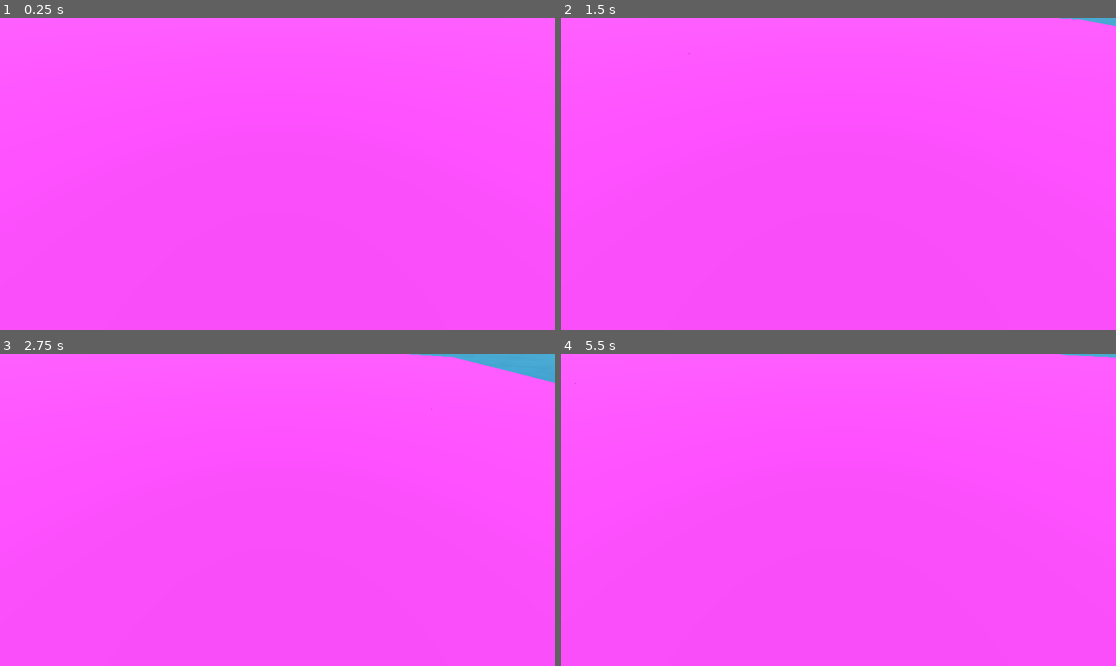
Above: before the commit, frames 1-4 (two rows, left to right).
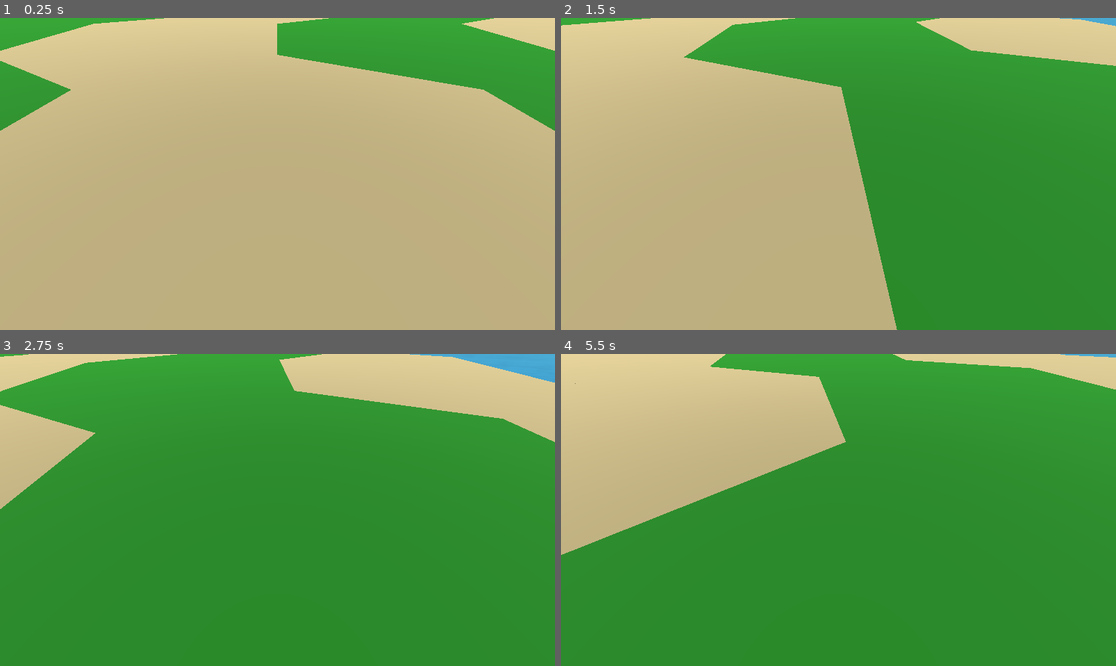
Above: after the commit, the same moments.

Repository: jovialen/IslandGame
Game: Godot game, scene res://Scenes/Worlds/IslandGame.tscn
The game is run twice, just before and just after one commit, with the same random seed, the same clock (stepped at 60 frames per second) and the same inputs.
Inputs (mouse positions are in pixels of both pictures, inside the frame that each line leads up to):
- Up to frame 1 (0.25 s): no input
- Up to frame 2 (1.5 s): tap Enter at 0.5 s; move the mouse to (960, 158) at 0.52 s; hold D (right) 0.53-1.25 s; tap Q (rotate_anticlockwise) at 0.6 s; click (960, 158) at 0.67 s; drag from (727, 189) to (810, 236) at 1.27 s
- Up to frame 3 (2.75 s): move the mouse to (333, 441) at 2.02 s; hold D (right) from 2.03 s (still down); tap Mouse wheel up (zoom_in) at 2.1 s
- Up to frame 4 (5.5 s): release D (right) at 2.75 s; drag from (810, 572) to (672, 463) at 2.77 s; move the mouse to (1005, 556) at 3.52 s; hold A (left) 3.53-4.25 s; tap Q (rotate_anticlockwise) at 3.6 s; drag from (672, 463) to (755, 432) at 4.27 s; move the mouse to (866, 510) at 5.02 s; hold S (down) from 5.03 s (still down); tap Mouse wheel up (zoom_in) at 5.1 s; click (866, 510) at 5.17 s

The runs differ from the first frame. In frame 1, 100% of the frame differs, in the area x 0-100%, y 0-100%; in frame 2, 100%; in frame 3, 99%; in frame 4, 100%.

Commit message:
feat: add biome resource and biomes for each tile

Diff:
--- /dev/null
+++ b/Scenes/Terrain/Tiles/Desert.tres
@@ -0,0 +1,12 @@
+[gd_resource type="Resource" script_class="Biome" load_steps=3 format=3 uid="uid://cthxtf0s4hni2"]
+
+[ext_resource type="Script" path="res://Scripts/Grid/Biome.gd" id="1_kem51"]
+
+[sub_resource type="StandardMaterial3D" id="StandardMaterial3D_ficu8"]
+albedo_color = Color(0.760784, 0.698039, 0.501961, 1)
+
+[resource]
+script = ExtResource("1_kem51")
+material = SubResource("StandardMaterial3D_ficu8")
+frequency = 1
+exact = true
--- /dev/null
+++ b/Scenes/Terrain/Tiles/Forest.tres
@@ -0,0 +1,12 @@
+[gd_resource type="Resource" script_class="Biome" load_steps=3 format=3 uid="uid://cimoghdjmpqa8"]
+
+[ext_resource type="Script" path="res://Scripts/Grid/Biome.gd" id="1_kte01"]
+
+[sub_resource type="StandardMaterial3D" id="StandardMaterial3D_6g3nf"]
+albedo_color = Color(0.133333, 0.545098, 0.133333, 1)
+
+[resource]
+script = ExtResource("1_kte01")
+material = SubResource("StandardMaterial3D_6g3nf")
+frequency = 1
+exact = false
--- /dev/null
+++ b/Scripts/Grid/Biome.gd
@@ -0,0 +1,7 @@
+extends Resource
+class_name Biome
+
+@export_category("Biome")
+@export var material : Material
+@export var frequency := 1
+@export var exact := false
--- a/Scripts/Grid/HexGrid.gd
+++ b/Scripts/Grid/HexGrid.gd
@@ -7,6 +7,8 @@
 @export var radius := 2
 @export var orientation := Orientation.POINTY;
 @export var tileSize := 2.0
+@export var biomes := [preload("res://Scenes/Terrain/Tiles/Desert.tres"),
+					   preload("res://Scenes/Terrain/Tiles/Forest.tres")]
 
 var tiles = []
 
@@ -26,7 +28,6 @@
 
 func _in_radius(xCoord, yCoord):
 	var offset = _coord_to_position(xCoord - radius, yCoord - radius)
-	print(offset)
 	return offset.x ** 2 + offset.y ** 2 <= (radius * tileSize * 2) ** 2
 
 
@@ -39,6 +40,7 @@
 	instance.rotation.y = _rotation()
 
 	instance.coords = Vector2(xCoord, yCoord)
+	instance.biome = biomes[(xCoord + yCoord) % 2]
 
 	instance.name = "Tile " + String.num(xCoord) + " " + String.num(yCoord)
 	add_child(instance, true)
--- a/Scripts/Grid/HexTile.gd
+++ b/Scripts/Grid/HexTile.gd
@@ -2,3 +2,10 @@
 class_name Tile
 
 var coords : Vector2
+var biome : Biome
+
+@onready var mesh_instance_3d = $MeshInstance3D
+
+
+func _ready():
+	mesh_instance_3d.set_surface_override_material(0, biome.material)
